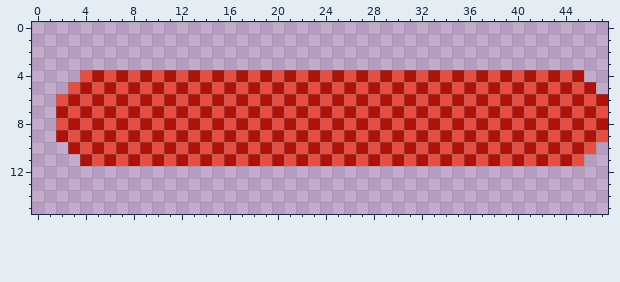
Two versions of one pixel-art file, Assets/Arts/GameUI/Canvas_Border_Btn/PlayerUI/HealthEXPBar/HealthBar.aseprite. That is the earlier state.
64x16 pixels, 1 frame. The old version is drawn lined up with the new one, on the new canvas.
Now the later version:
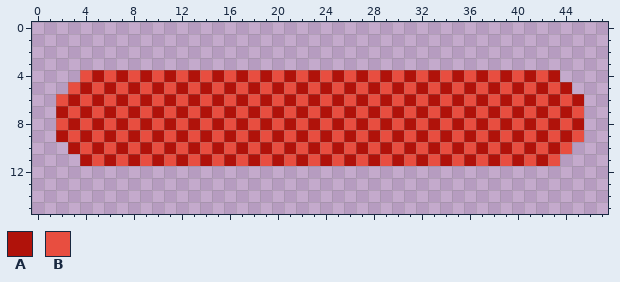
Palette (. is transparent): A #b0120a  B #e84e40
From old to new:
canvas 64x16 -> 48x16, the old top-left corner now at -14,0 (the part of the old canvas that was cut away was empty and is not shown)
Colour A is gone in row 4 at x 45; in row 5 at x 46; in row 6 at x 47; in row 7 at x 46; in row 8 at x 47; in row 9 at x 46.
Colour A is gone in row 10 at x 45; in row 11 at x 44.
Colour B is gone in row 4 at x 44; in row 5 at x 45; in row 6 at x 46; in row 7 at x 47; in row 8 at x 46; in row 9 at x 47.
Colour B is gone in row 10 at x 46; in row 11 at x 45.
Where, in picture pixels (left, top, right, bottom), the same in both pictures:
erased: (560, 70, 608, 166)
